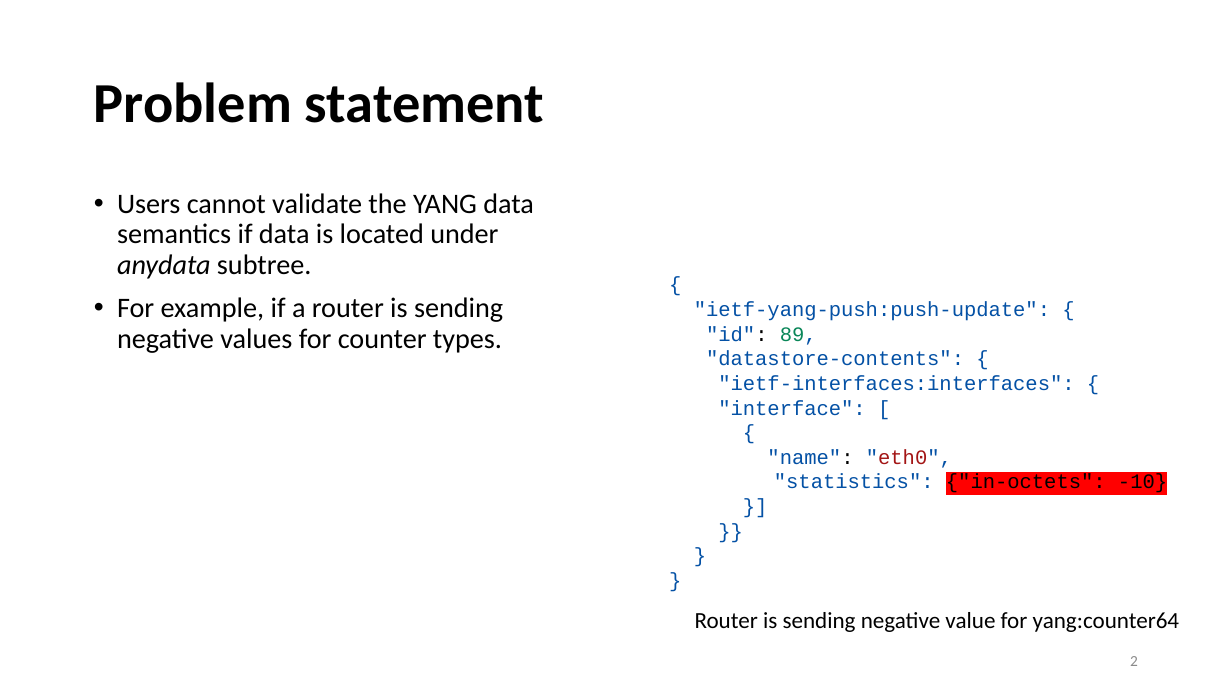
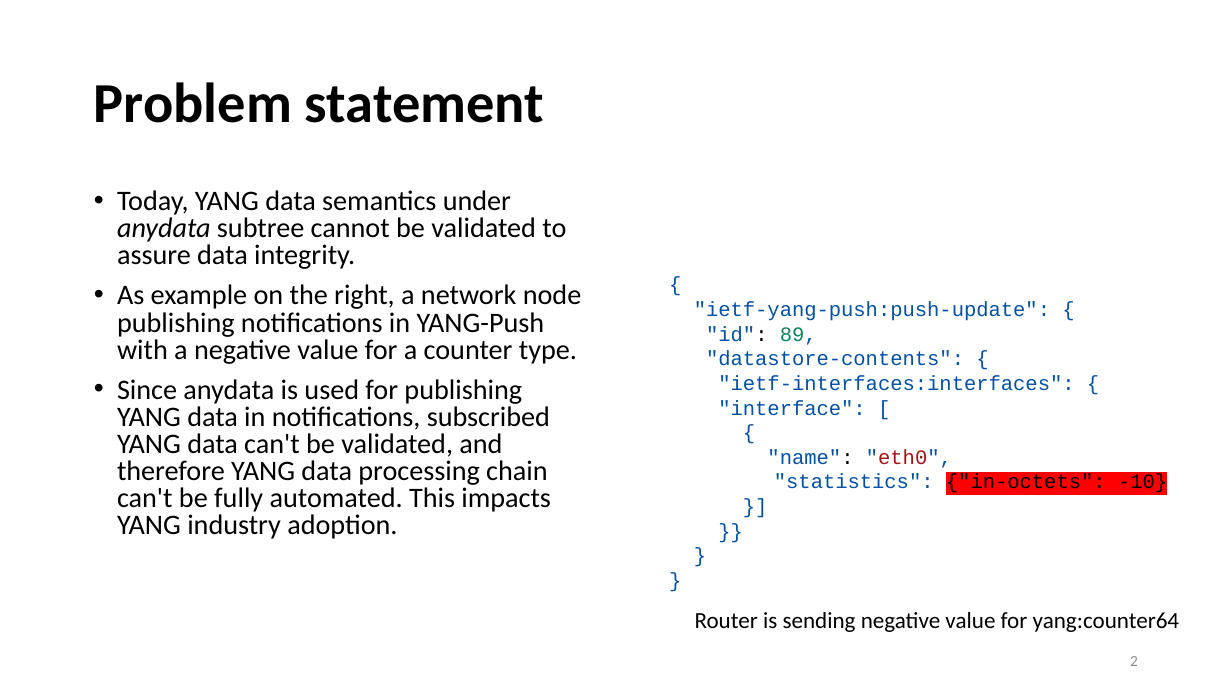
Before and after one commit to network-analytics/ietf-network-analytics-document-status, a slide deck: slide 2 of 124/NETMOD/draft-netana-nmop-yang-anydata-validation.pptx. Drawn at 1232x693 pixels with LibreOffice and Linux fonts; fonts in the diff are those of the drawing. Boxes give left, top, right and bottom in pixels: in the first picture for what was removed or moved away, otherwise in the second. Text is boxed around its words. In the diff, an @@ line names an element or a change of style, - is before the commit and + after.

```diff
--- a/124/NETMOD/draft-netana-nmop-yang-anydata-validation.pptx
+++ b/124/NETMOD/draft-netana-nmop-yang-anydata-validation.pptx
@@ text at [117, 190, 581, 539]: text changed @@
-• Users cannot validate the YANG data semantics if data is located under anydata subtree.
-• For example, if a router is sending negative values for counter types.
+• Today, YANG data semantics under anydata subtree cannot be validated to assure data integrity.
+• As example on the right, a network node publishing notifications in YANG-Push with a negative value for a counter type.
+• Since anydata is used for publishing YANG data in notifications, subscribed YANG data can't be validated, and therefore YANG data processing chain can't be fully automated. This impacts YANG industry adoption.
```
Also in this commit, not shown: 4 other slides changed, 1 other file.
